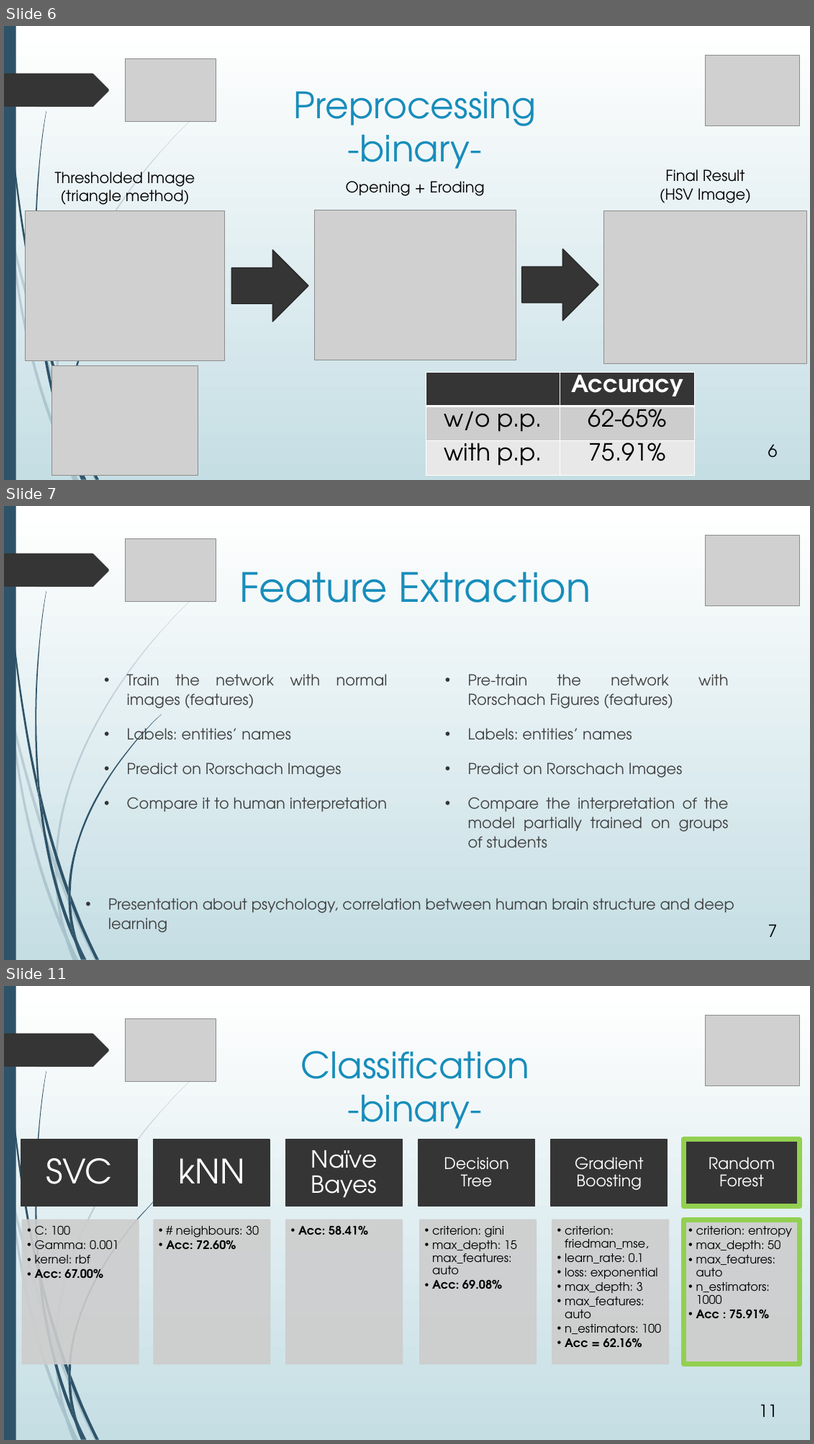
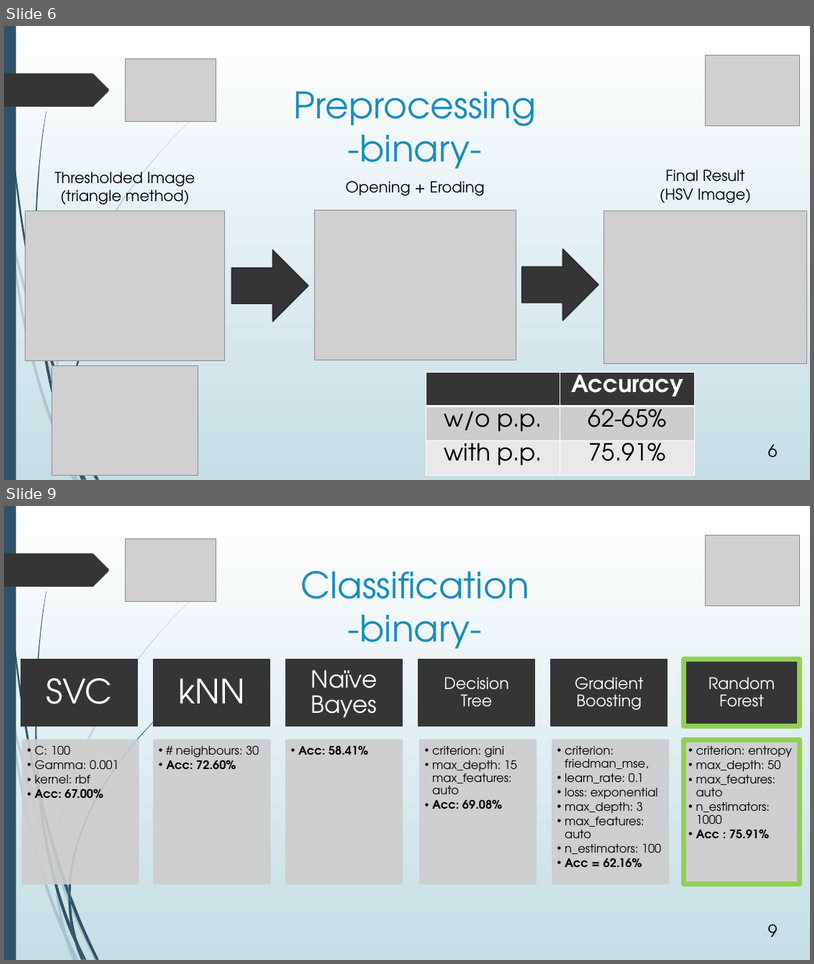
Before and after one commit to avasile96/CAD, a slide deck: Presentation_updated.pptx. Shown one above the other, each under a label of ours: slides 6, 7 and 11 before the commit, slides 6 and 9 after it; the slides between them are not shown. The pictures are 814x1444 and 814x964 pixels, drawn with LibreOffice and Linux fonts; fonts in the diff are those of the drawing; grey boxes stand for pictures. Boxes give left, top, right and bottom in pixels: in the first picture for what was removed or moved away, otherwise in the second. Text is boxed around its words. In the diff, an @@ line names an element or a change of style, - is before the commit and + after.

```diff
--- a/Presentation_updated.pptx
+++ b/Presentation_updated.pptx
@@ slide 7 removed at [4,506,810,960], background gradient #FFFFFF to #C5DEE5; not listed: 24 template elements that a slide beside it also shows @@
@@ picture removed at [125,539,216,602] @@
@@ picture removed at [706,535,800,606] @@
@@ title removed at [239,572,592,602] @@
-Feature Extraction
@@ text removed at [127,674,683,811] @@
-• Train the network with normal images (features)
-• Labels: entities’ names
-• Predict on Rorschach Images
-• Compare it to human interpretation
@@ text removed at [183,674,729,847] @@
-• Pre-train the network with Rorschach Figures (features)
-• Labels: entities’ names
-• Predict on Rorschach Images
-• Compare the interpretation of the model partially trained on groups of students
@@ text removed at [108,898,735,932] @@
-• Presentation about psychology, correlation between human brain structure and deep learning
@@ page number removed at [769,924,778,937] @@
-7
@@ what was slide 11 is now slide 9 @@
@@ page number at [769,924,778,937]: text changed @@
-11
+9
```
Also in this commit, not shown: 8 slides changed, 2 slides added, 1 other slide removed.
